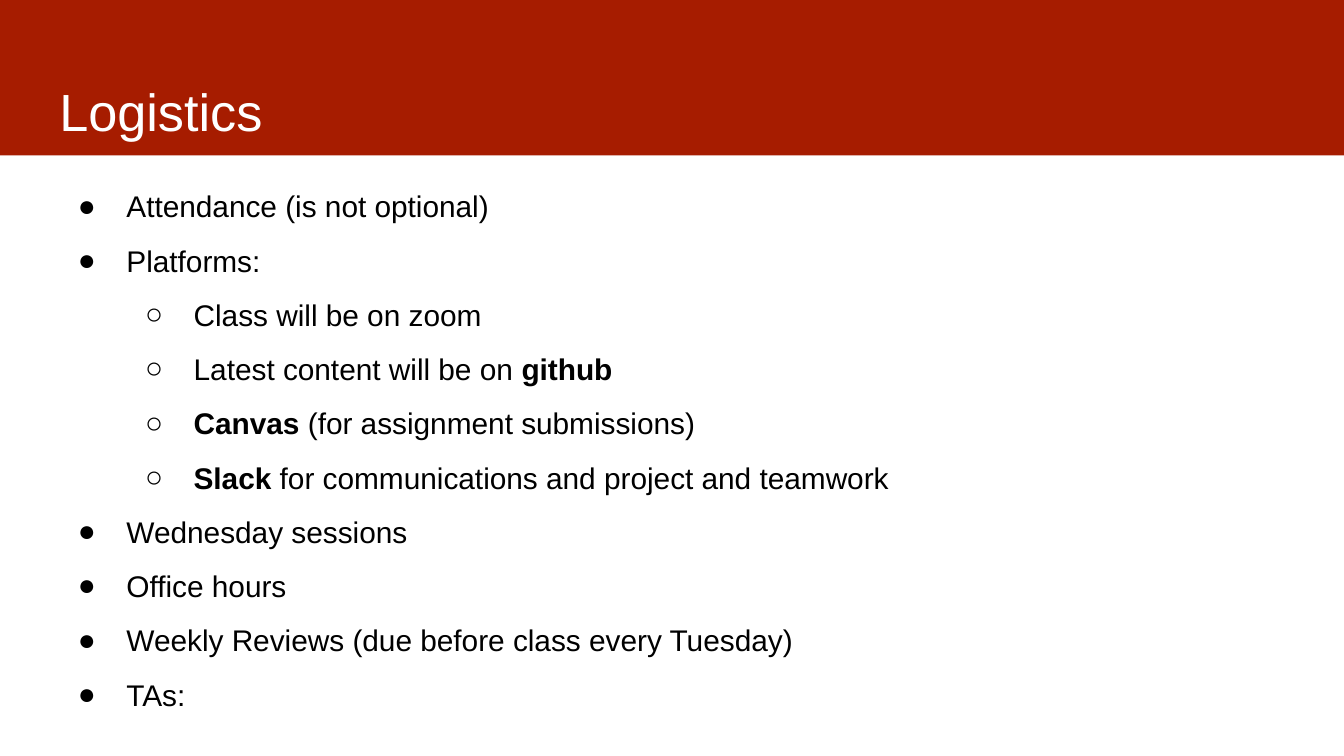
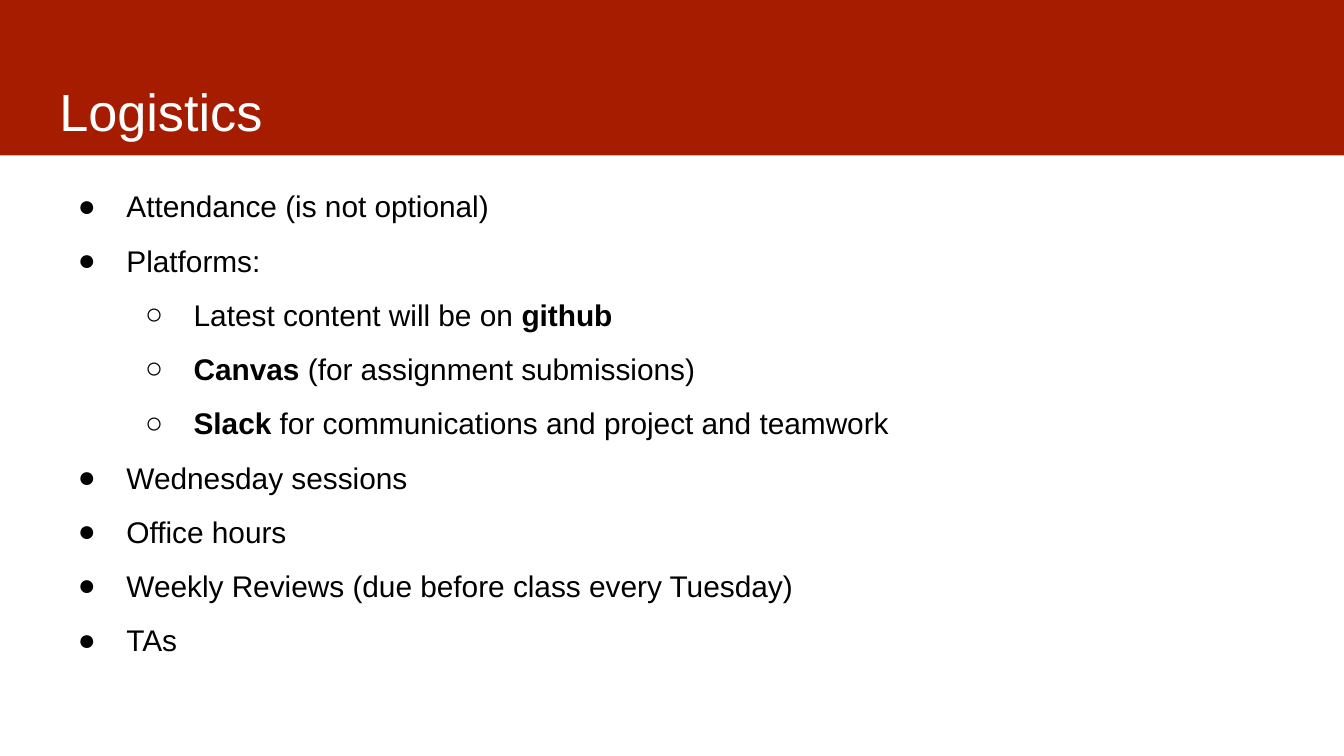
Before and after one commit to dssg/mlforpublicpolicylab, a slide deck: slide 12 of 01 - Intro and Scoping/ClassOverview.pptx (slide 11 before the commit). Drawn at 1344x756 pixels with LibreOffice and Linux fonts; fonts in the diff are those of the drawing. Boxes give left, top, right and bottom in pixels: in the first picture for what was removed or moved away, otherwise in the second. Text is boxed around its words. In the diff, an @@ line names an element or a change of style, - is before the commit and + after.

```diff
--- a/01 - Intro and Scoping/ClassOverview.pptx
+++ b/01 - Intro and Scoping/ClassOverview.pptx
@@ text at bbox=[194, 304, 482, 327]: paragraph removed @@
-  ○ Class will be on zoom
@@ text at bbox=[126, 630, 177, 652]: text changed @@
-● TAs:
+● TAs
```
Also in this commit, not shown: 3 other slides changed, 1 slide added.
